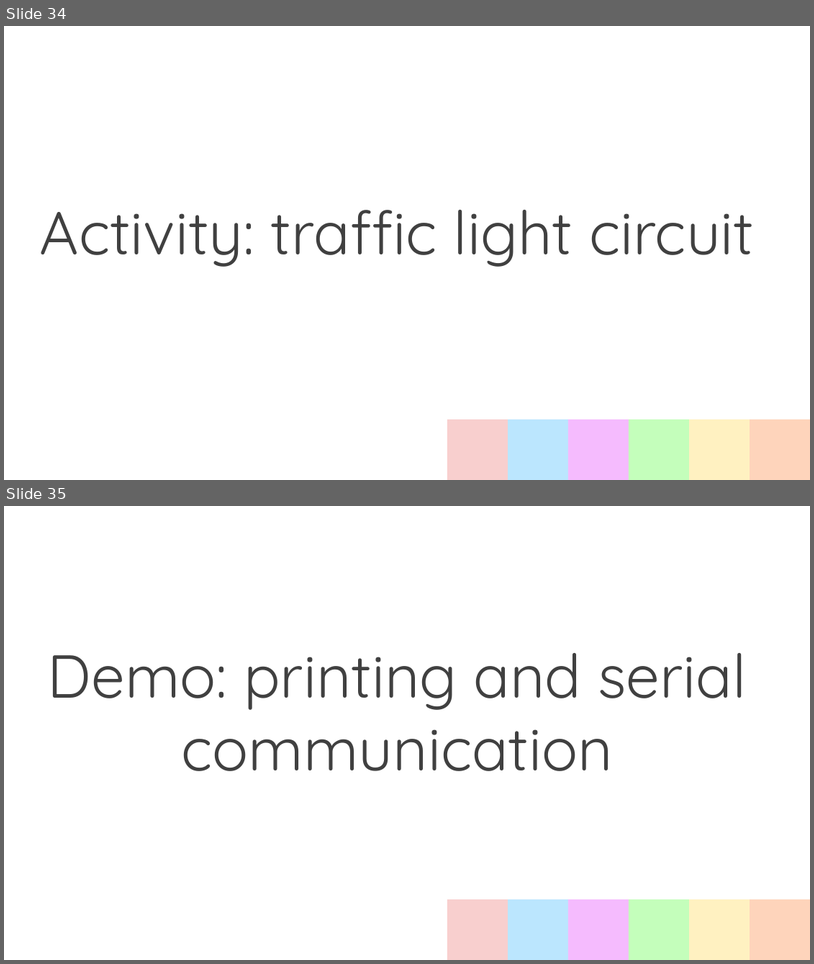
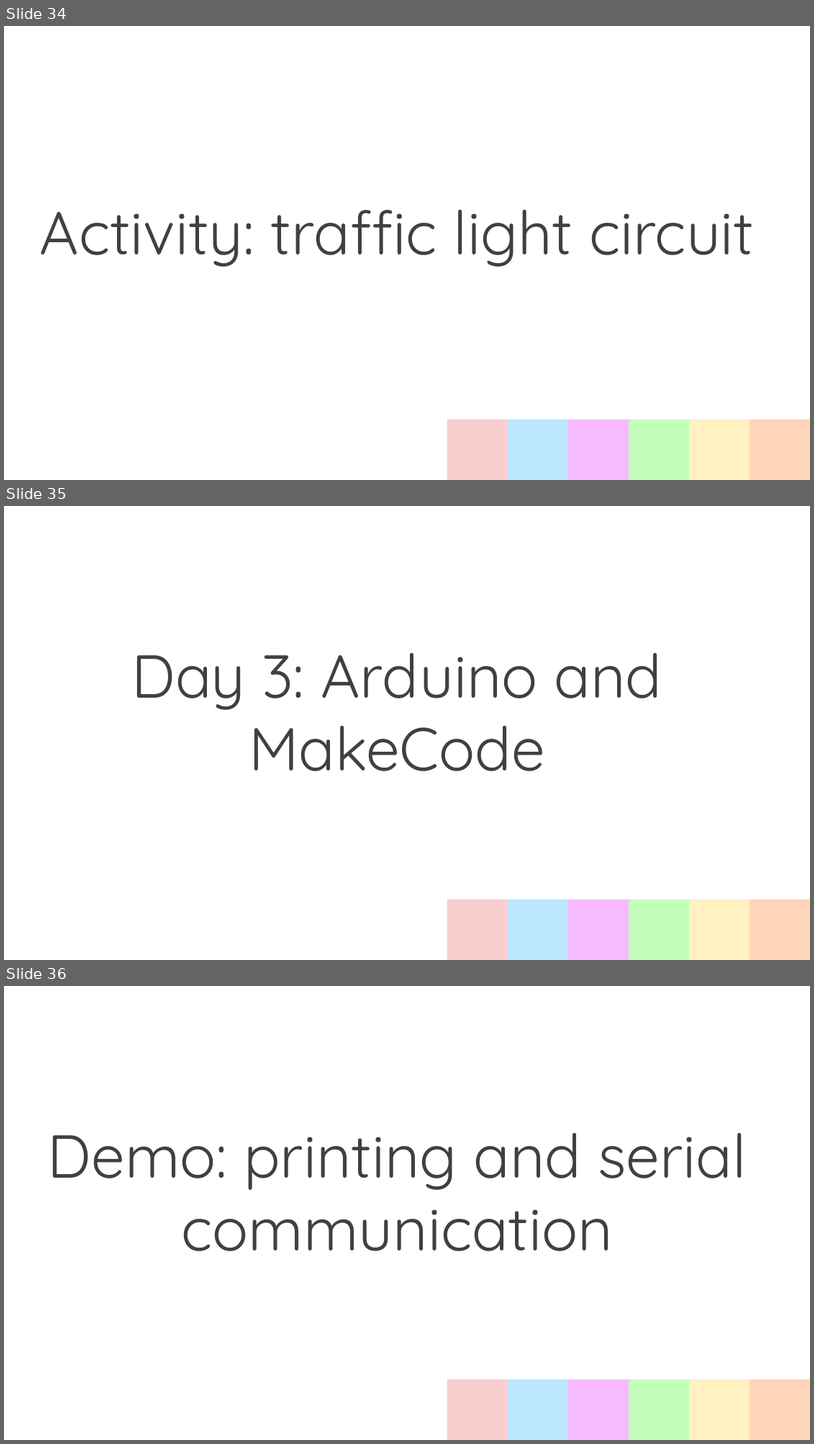
Before and after one commit to BMW-lab-MSU/game-controller-summer-camp, a slide deck: slides/programming-your-own-world-slides.odp. Shown one above the other, each under a label of ours: slides 34 and 35 before the commit, slides 34, 35 and 36 after it. The pictures are 814x964 and 814x1444 pixels, drawn with LibreOffice and Linux fonts; fonts in the diff are those of the drawing. Boxes give left, top, right and bottom in pixels: in the first picture for what was removed or moved away, otherwise in the second. Text is boxed around its words. In the diff, an @@ line names an element or a change of style, - is before the commit and + after.

```diff
--- a/slides/programming-your-own-world-slides.odp
+++ b/slides/programming-your-own-world-slides.odp
@@ slide 35 added at [4,506,810,960], background #FFFFFF; not listed: 6 template elements that a slide beside it also shows @@
@@ title added at [132,653,663,771], 72 pt, text #404040 @@
+Day 3: Arduino and MakeCode
@@ what was slide 35 is now slide 36 @@
```
Also in this commit, not shown: 1 slide changed, 4 other slides added.
